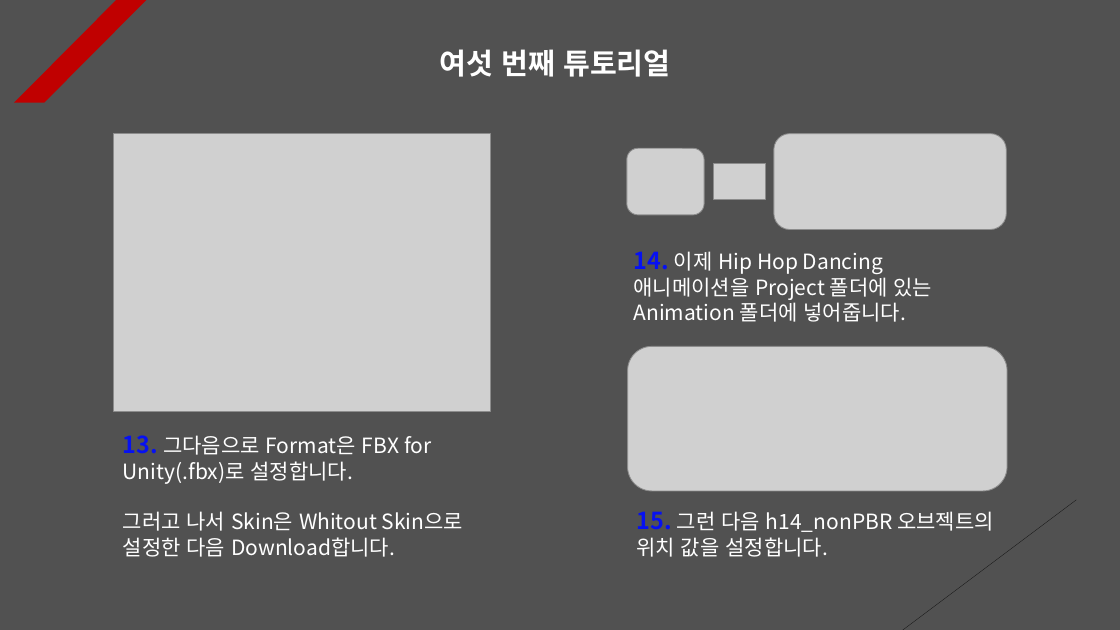
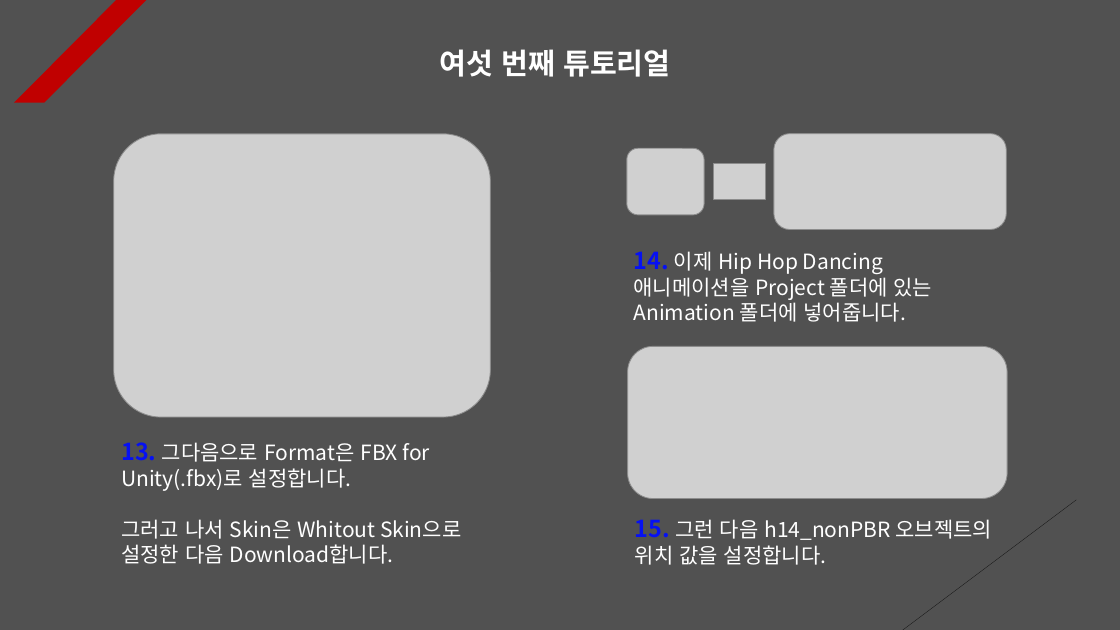
Before and after one commit to Unity2033/3D-UnityEngine, a slide deck: slide 6 of Assets/Class/Animation Retargeting/PPT Data/Animation Retargeting Example.pptx. Drawn at 1120x630 pixels with LibreOffice and Linux fonts; fonts in the diff are those of the drawing; grey boxes stand for pictures. Boxes give left, top, right and bottom in pixels: in the first picture for what was removed or moved away, otherwise in the second. Text is boxed around its words. In the diff, an @@ line names an element or a change of style, - is before the commit and + after.

```diff
--- a/Assets/Class/Animation Retargeting/PPT Data/Animation Retargeting Example.pptx
+++ b/Assets/Class/Animation Retargeting/PPT Data/Animation Retargeting Example.pptx
@@ picture: place and size @@
-picture at (113,134,490,411)
+picture at (113,134,490,417)
@@ picture: place and size @@
-picture at (628,346,1007,491)
+picture at (628,346,1007,498)
@@ text "13. 그다음으로 Format은 FBX for ...": place and size @@
-text "13. 그다음으로 Format은 FBX for ..." at (123,435,463,557)
+text "13. 그다음으로 Format은 FBX for ..." at (121,442,461,564)
@@ text "15. 그런 다음 h14_nonPBR 오브젝트의 ...": place and size @@
-text "15. 그런 다음 h14_nonPBR 오브젝트의 ..." at (636,511,994,557)
+text "15. 그런 다음 h14_nonPBR 오브젝트의 ..." at (635,519,993,565)
```
Also in this commit, not shown: 5 other slides changed, 1 slide added, 2 slides removed, 19 other files.
